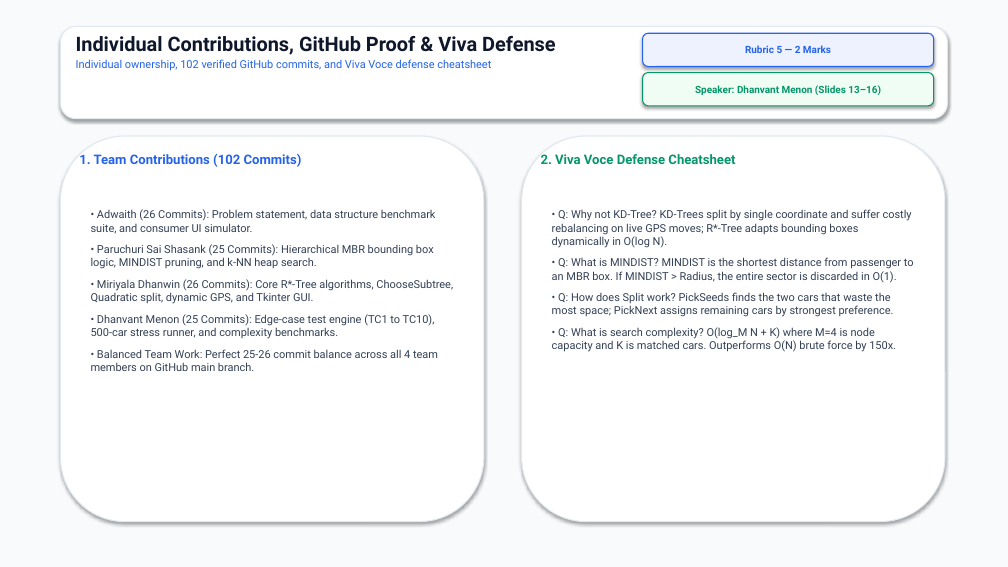
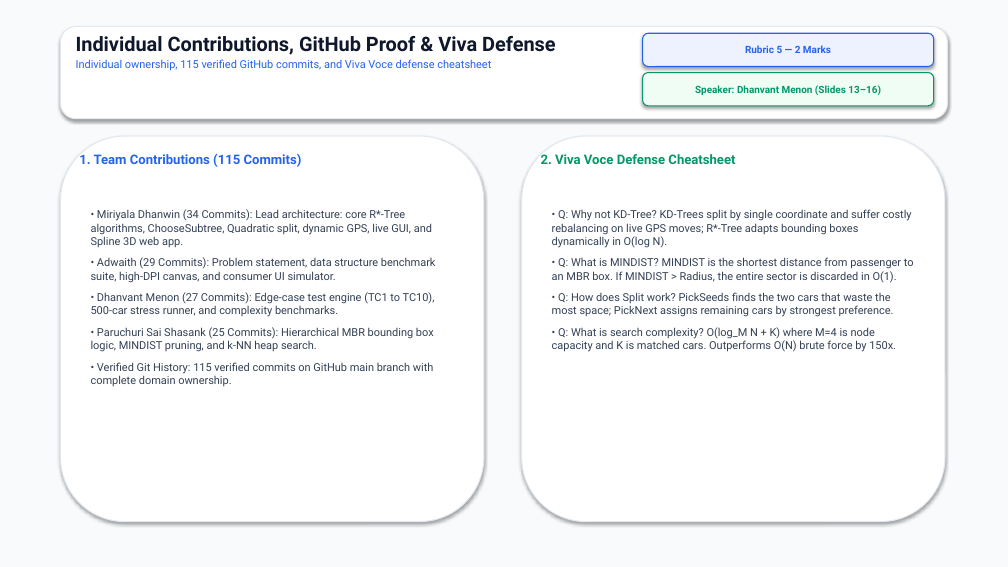
Before and after one commit to miriyaladhanwinn/uber-rstar-tree-dispatch, a slide deck: slide 16 of RStar_Tree_Uber_Fleet_Dispatch_Presentation.pptx. Drawn at 1008x567 pixels with LibreOffice and Linux fonts; fonts in the diff are those of the drawing. Boxes give left, top, right and bottom in pixels: in the first picture for what was removed or moved away, otherwise in the second. Text is boxed around its words. In the diff, an @@ line names an element or a change of style, - is before the commit and + after.

```diff
--- a/RStar_Tree_Uber_Fleet_Dispatch_Presentation.pptx
+++ b/RStar_Tree_Uber_Fleet_Dispatch_Presentation.pptx
@@ text at (76,59,491,71): text changed @@
-Individual ownership, 102 verified GitHub commits, and Viva Voce defense cheatsheet
+Individual ownership, 115 verified GitHub commits, and Viva Voce defense cheatsheet
@@ text at (79,154,302,167): text changed @@
-1. Team Contributions (102 Commits)
+1. Team Contributions (115 Commits)
@@ text at (91,209,436,317): text changed @@
-• Adwaith (26 Commits): Problem statement, data structure benchmark suite, and consumer UI simulator.
+• Miriyala Dhanwin (34 Commits): Lead architecture: core R*-Tree algorithms, ChooseSubtree, Quadratic split, dynamic GPS, live GUI, and Spline 3D web app.
+• Adwaith (29 Commits): Problem statement, data structure benchmark suite, high-DPI canvas, and consumer UI simulator.
+• Dhanvant Menon (27 Commits): Edge-case test engine (TC1 to TC10), 500-car stress runner, and complexity benchmarks.
@@ text at (91,362,434,386): text changed @@
-• Miriyala Dhanwin (26 Commits): Core R*-Tree algorithms, ChooseSubtree, Quadratic split, dynamic GPS, and Tkinter GUI.
-• Dhanvant Menon (25 Commits): Edge-case test engine (TC1 to TC10), 500-car stress runner, and complexity benchmarks.
-• Balanced Team Work: Perfect 25-26 commit balance across all 4 team members on GitHub main branch.
+• Verified Git History: 115 verified commits on GitHub main branch with complete domain ownership.
```
Also in this commit, not shown: 1 other file.
